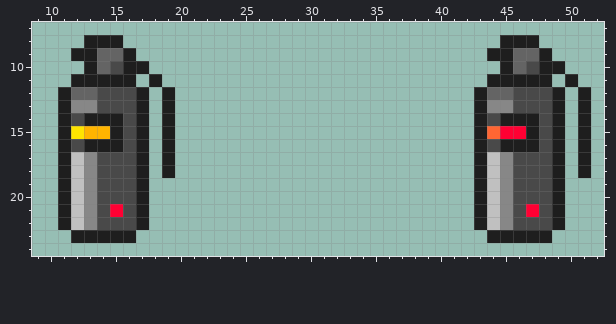
Pixel-art sprite, stored at Resources/Textures/Objects/Weapons/Grenades/flashbang.rsi/primed.png. Above is the file before it was changed.
The file is 64x32 pixels. Shown: x 9..52, y 7..24.
After:
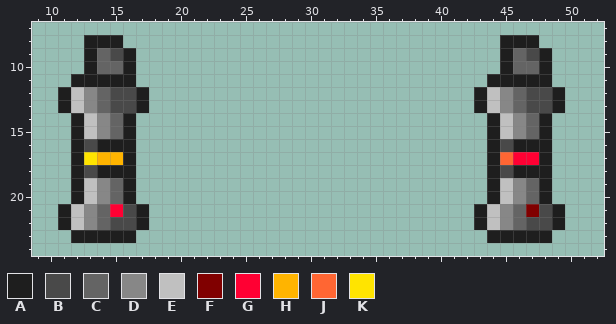
Palette (. is transparent): A #1e1e1e  B #494949  C #646464  D #878787  E #c0c0c0  F #800000  G #ff0033  H #ffb400  J #ff6633  K #ffe400
From old to new:
Changed rows in their new state; - is an unchanged pixel.
first column x 11:
 9 -.--B----------------------------.--B----
10 ----C-.-----------------------------C-.--
11 -------.-------------------------------.-
12 -EDC----.------------------------EDC----.
13 -E-C----.------------------------E-C----.
14 .AEDCA.-.-----------------------.AEDCA.-.
15 .AEDCA.-.-----------------------.AEDCA.-.
16 .AB--A.-.-----------------------.AB--A.-.
17 .AKHHA.-.-----------------------.AJGGA.-.
18 .ABAAA.-.-----------------------.ABAAA.-.
19 .AEDCA.-------------------------.AEDCA.--
20 .AEDCA.-------------------------.AEDCA.--
21 ---C-------------------------------CF----
22 ---C-------------------------------C-----
Changed places in both pictures, as pixel boxes (x1, y1, x2, y2):
changed: (58, 48, 175, 230)
changed: (474, 48, 591, 230)
